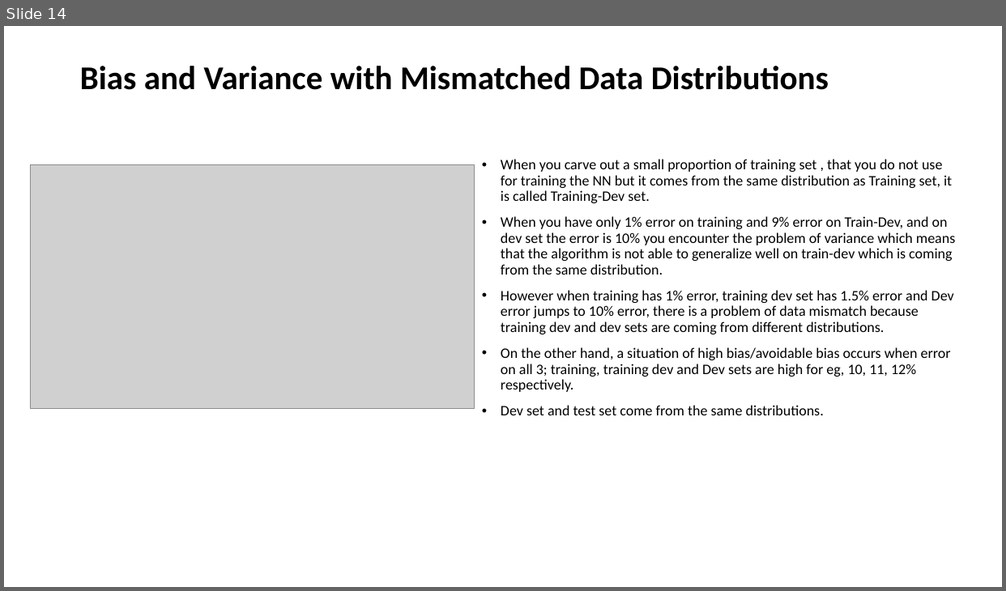
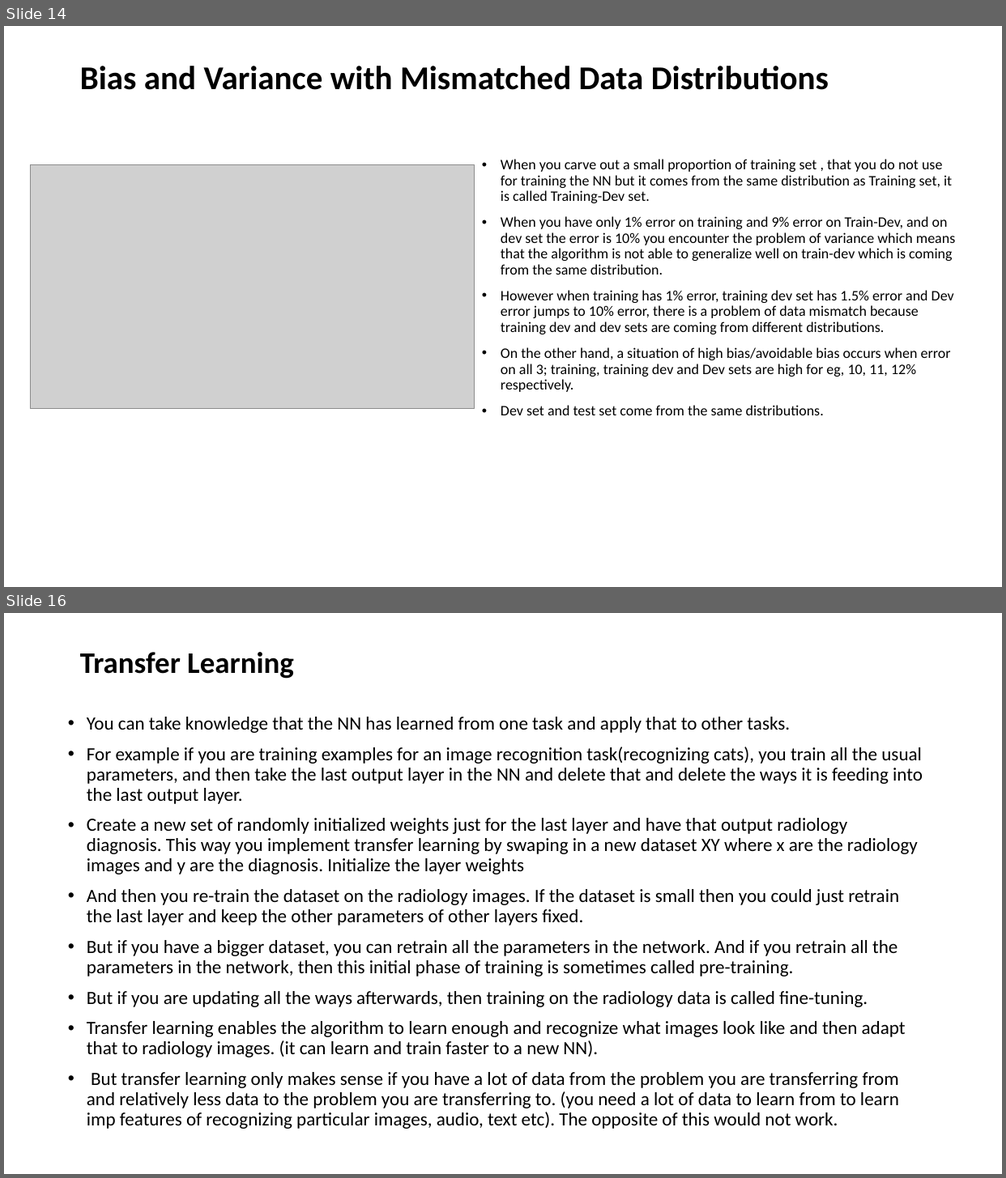
Before and after one commit to ankitadhawan05/Deep-Learning-Coursera-Notes, a slide deck: Course 3 Structuring ML Projects.pptx. Shown one above the other, each under a label of ours: slide 14 before the commit, slides 14 and 16 after it; the slides between them are not shown. The pictures are 1006x591 and 1006x1178 pixels, drawn with LibreOffice and Linux fonts; fonts in the diff are those of the drawing; grey boxes stand for pictures. Boxes give left, top, right and bottom in pixels: in the first picture for what was removed or moved away, otherwise in the second. Text is boxed around its words. In the diff, an @@ line names an element or a change of style, - is before the commit and + after.

```diff
--- a/Course 3 Structuring ML Projects.pptx
+++ b/Course 3 Structuring ML Projects.pptx
@@ slide 16 added at <box>4,613,1002,1174</box>, background #FFFFFF @@
@@ title added at <box>80,652,294,679</box>, 28.8 pt, text #000000, bold @@
+Transfer Learning
@@ text added at <box>87,717,923,1129</box>, 18 pt, text #000000 @@
+• You can take knowledge that the NN has learned from one task and apply that to other tasks.
+• For example if you are training examples for an image recognition task(recognizing cats), you train all the usual parameters, and then take the last output layer in the NN and delete that and delete the ways it is feeding into the last output layer.
+• Create a new set of randomly initialized weights just for the last layer and have that output radiology diagnosis. This way you implement transfer learning by swaping in a new dataset XY where x are the radiology images and y are the diagnosis. Initialize the layer weights
+• And then you re-train the dataset on the radiology images. If the dataset is small then you could just retrain the last layer and keep the other parameters of other layers fixed.
+• But if you have a bigger dataset, you can retrain all the parameters in the network. And if you retrain all the parameters in the network, then this initial phase of training is sometimes called pre-training.
+• But if you are updating all the ways afterwards, then training on the radiology data is called fine-tuning.
+• Transfer learning enables the algorithm to learn enough and recognize what images look like and then adapt that to radiology images. (it can learn and train faster to a new NN).
+• But transfer learning only makes sense if you have a lot of data from the problem you are transferring from and relatively less data to the problem you are transferring to. (you need a lot of data to learn from to learn imp features of recognizing particular images, audio, text etc). The opposite of this would not work.
```
Also in this commit, not shown: 1 slide changed, 3 other slides added.
